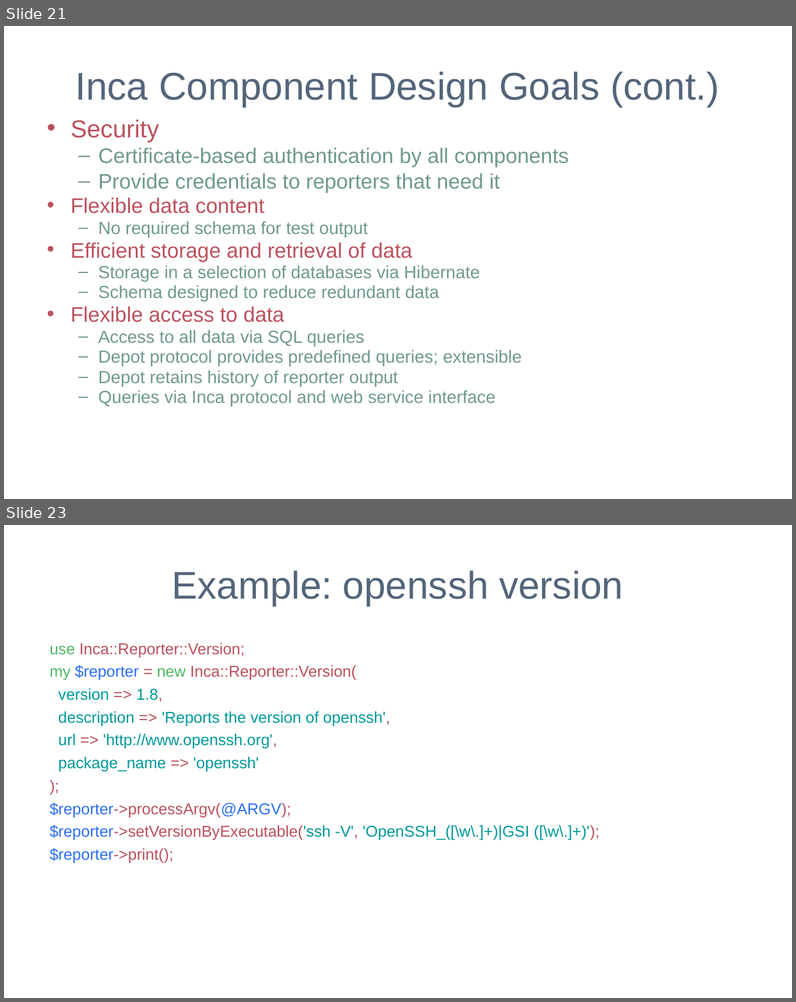
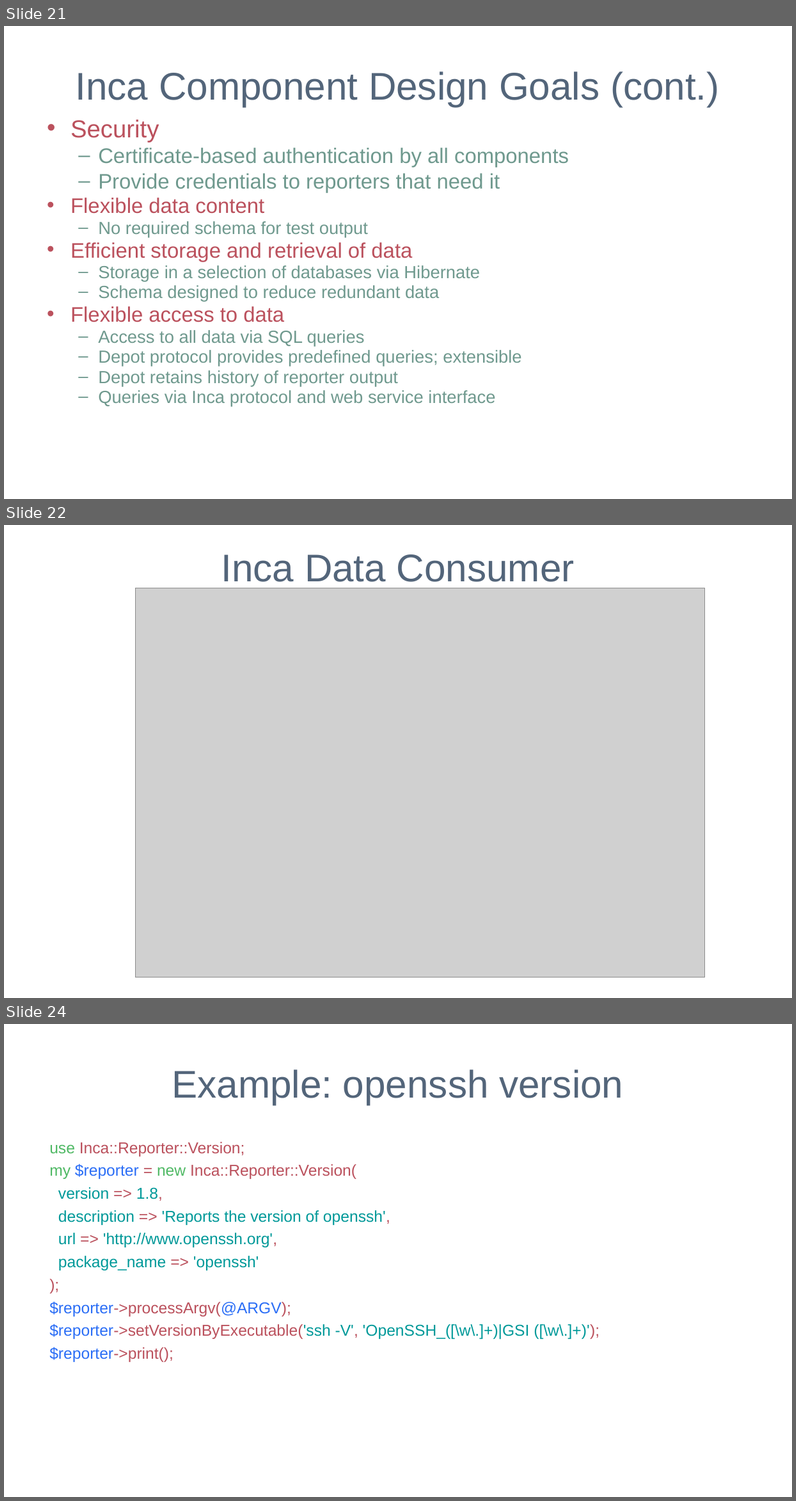
Before and after one commit to IncaProject/inca-xsede, a slide deck: talks/sc06/sc_06.ppt. Shown one above the other, each under a label of ours: slides 21 and 23 before the commit, slides 21, 22 and 24 after it; the slides between them are not shown. The pictures are 796x1002 and 796x1501 pixels, drawn with LibreOffice and Linux fonts; fonts in the diff are those of the drawing; grey boxes stand for pictures; background and template pictures are left out. Boxes give left, top, right and bottom in pixels: in the first picture for what was removed or moved away, otherwise in the second. Text is boxed around its words. In the diff, an @@ line names an element or a change of style, - is before the commit and + after.

```diff
--- a/talks/sc06/sc_06.ppt
+++ b/talks/sc06/sc_06.ppt
@@ slide 22 added at (4,525,792,998), background #FFFFFF @@
@@ title added at (222,554,575,588), 44 pt, text #53657A @@
+Inca Data Consumer
@@ picture added at (135,588,705,977) @@
@@ what was slide 23 is now slide 24 @@
```
Also in this commit, not shown: 3 slides changed, 1 other slide added.
